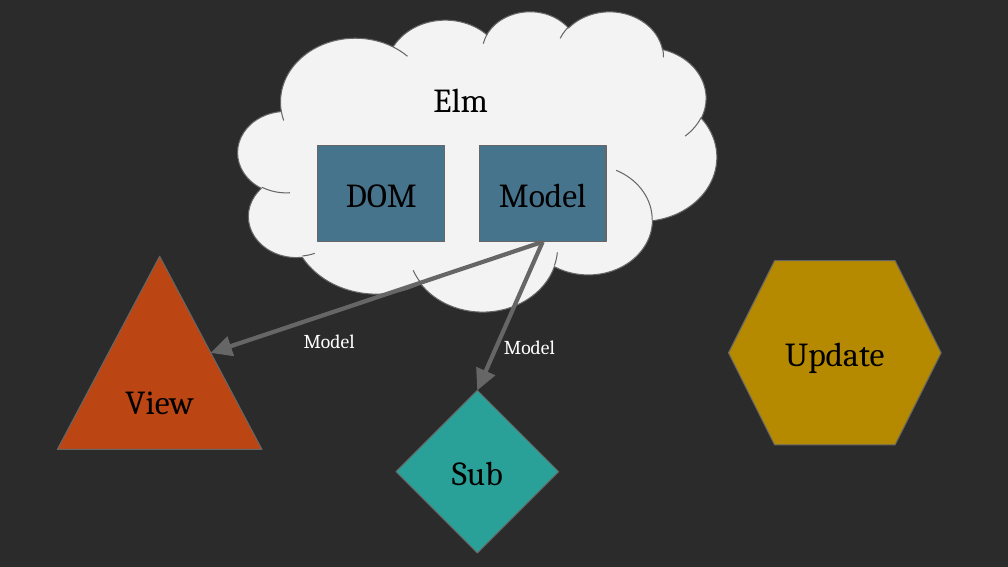
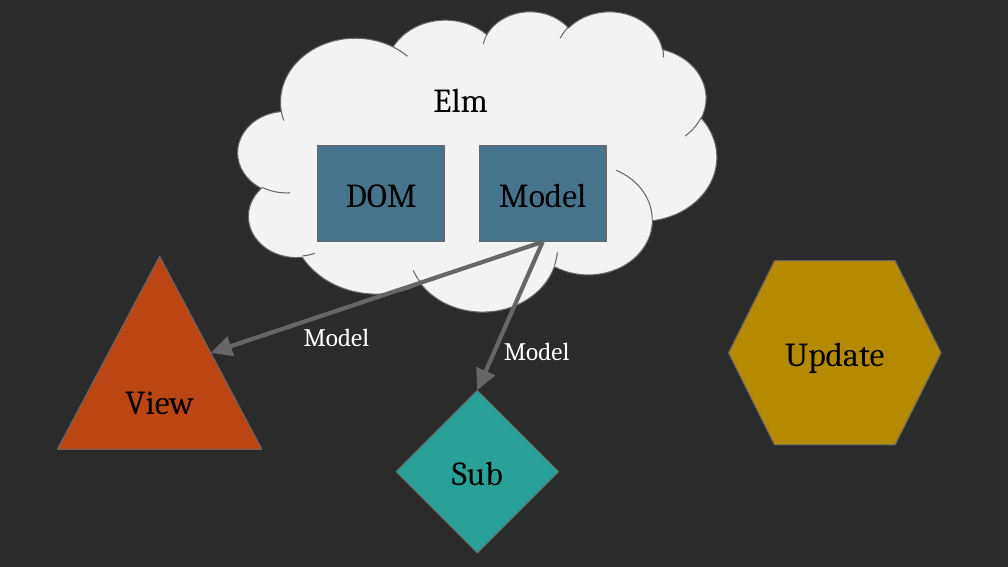
Before and after one commit to scameronde/elm-et2017, a slide deck: slide 46 of Elm.pptx (slide 42 before the commit). Drawn at 1008x567 pixels with LibreOffice and Linux fonts; fonts in the diff are those of the drawing; background and template pictures are left out; a plain dark background stands for a picture behind light text. Boxes give left, top, right and bottom in pixels: in the first picture for what was removed or moved away, otherwise in the second. Text is boxed around its words. In the diff, an @@ line names an element or a change of style, - is before the commit and + after.

```diff
--- a/Elm.pptx
+++ b/Elm.pptx
@@ text "Model" at box(304, 323, 369, 346): size 14 to 18 pt @@
@@ text "Model": place and size @@
-text "Model" at box(304, 334, 355, 348)
+text "Model" at box(304, 323, 369, 346)
@@ text "Model" at box(504, 342, 569, 360): size 14 to 18 pt @@
```
Also in this commit, not shown: 28 other slides changed, 4 slides added, 5 slides removed.
